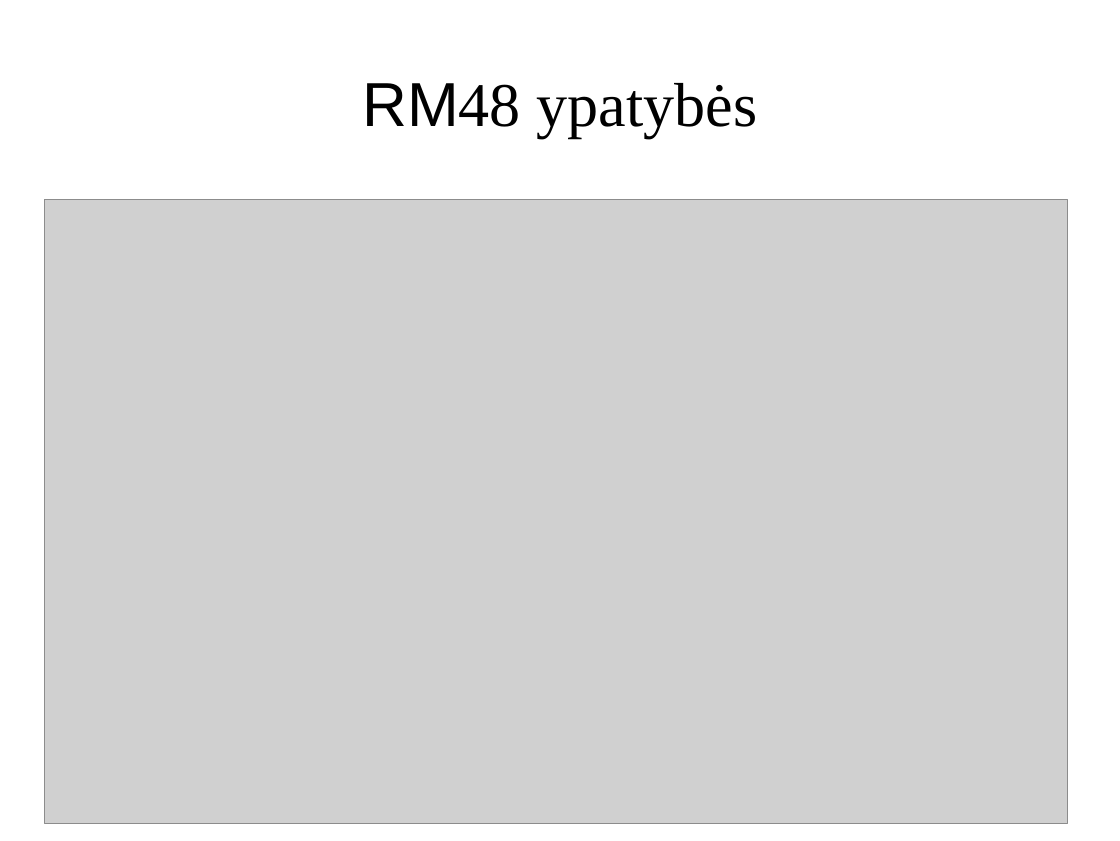
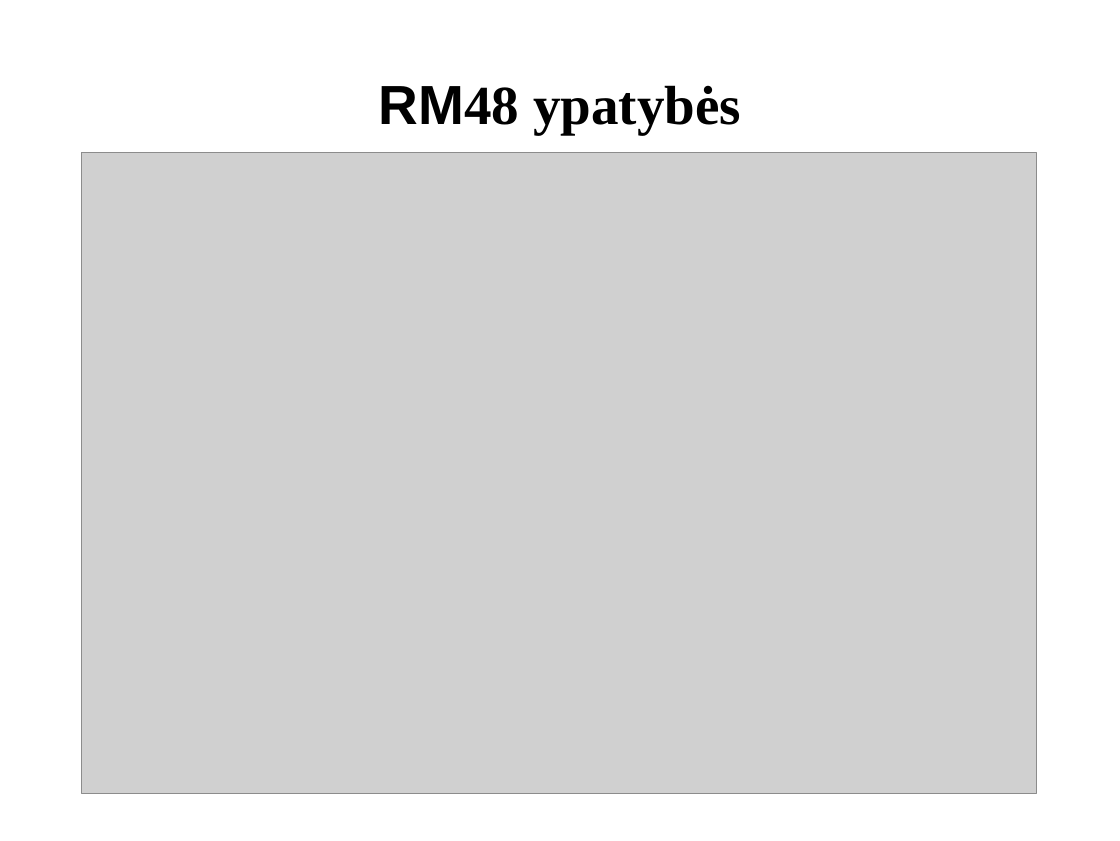
Before and after one commit to kurmis/bakis, a slide deck: slide 7 of pristatymas bak/Mindaugas Kurmauskas.ppt. Drawn at 1120x841 pixels with LibreOffice and Linux fonts; fonts in the diff are those of the drawing; grey boxes stand for pictures; background and template pictures are left out. Boxes give left, top, right and bottom in pixels: in the first picture for what was removed or moved away, otherwise in the second. Text is boxed around its words. In the diff, an @@ line names an element or a change of style, - is before the commit and + after.

```diff
--- a/pristatymas bak/Mindaugas Kurmauskas.ppt
+++ b/pristatymas bak/Mindaugas Kurmauskas.ppt
@@ title "RM48 ypatybės" at (x1=379, y1=85, x2=741, y2=134): size 44 to 39 pt, bold on @@
@@ picture resized from (x1=45, y1=199, x2=1067, y2=823) to (x1=81, y1=152, x2=1037, y2=793) @@
```
Also in this commit, not shown: 11 other slides changed, 6 other files.
